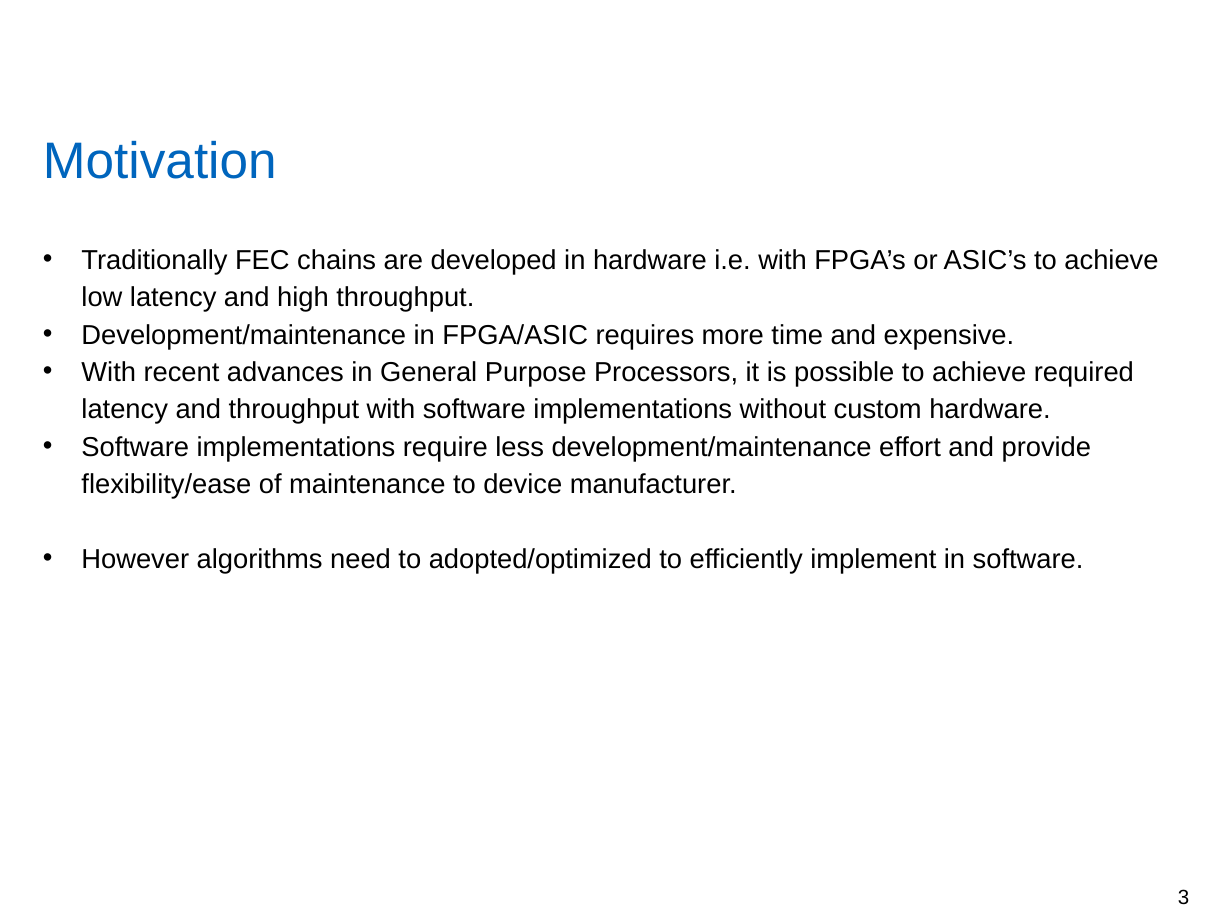
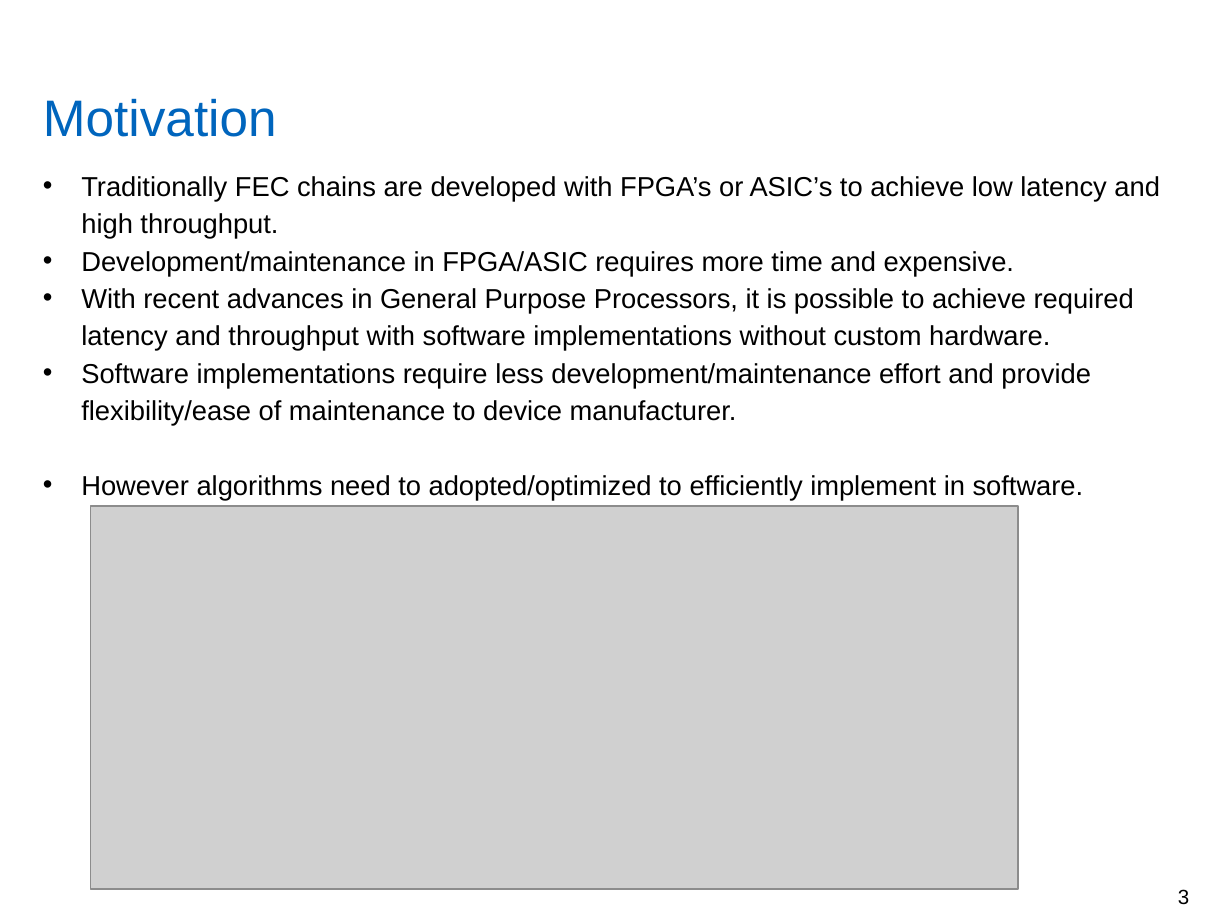
Before and after one commit to yadhu1961/thesis_5GPolorCodes, a slide deck: slide 3 of final_presentation/finalPpt1.1.pptx. Drawn at 1232x924 pixels with LibreOffice and Linux fonts; fonts in the diff are those of the drawing; grey boxes stand for pictures; background and template pictures are left out. Boxes give left, top, right and bottom in pixels: in the first picture for what was removed or moved away, otherwise in the second. Text is boxed around its words. In the diff, an @@ line names an element or a change of style, - is before the commit and + after.

```diff
--- a/final_presentation/finalPpt1.1.pptx
+++ b/final_presentation/finalPpt1.1.pptx
@@ title "Motivation": place and size @@
-title "Motivation" at (43,140,277,179)
+title "Motivation" at (43,98,277,137)
@@ text "Traditionally FEC chains are developed ...": place and size @@
-text "Traditionally FEC chains are developed ..." at (81,249,1158,574)
+text "Traditionally FEC chains are developed ..." at (81,176,1160,501)
@@ text at (81,176,1160,239): text changed @@
-• Traditionally FEC chains are developed in hardware i.e. with FPGA’s or ASIC’s to achieve low latency and high throughput.
+• Traditionally FEC chains are developed with FPGA’s or ASIC’s to achieve low latency and high throughput.
@@ picture added at (91,506,1019,890) @@
```
Also in this commit, not shown: 13 other slides changed, 2 other files.
